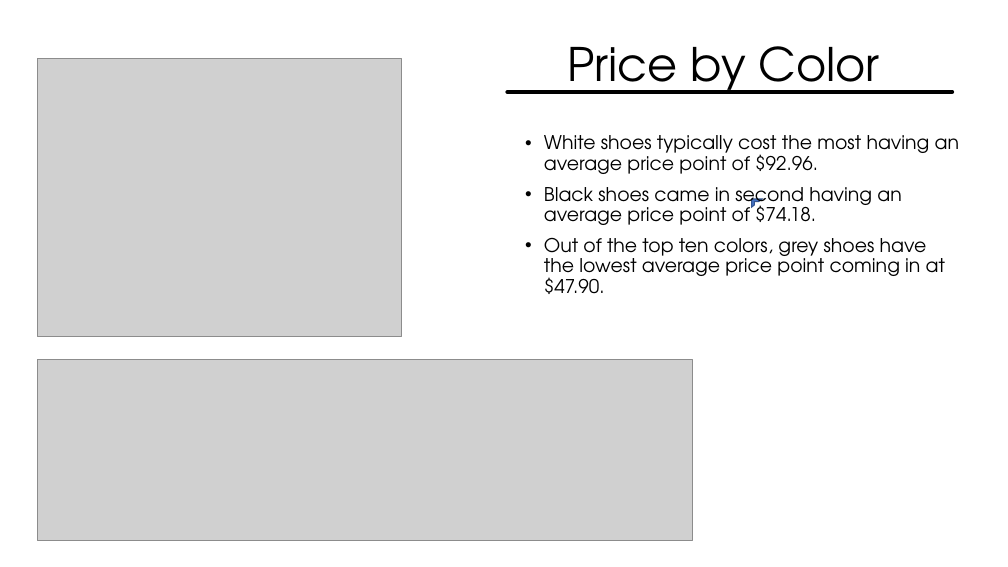
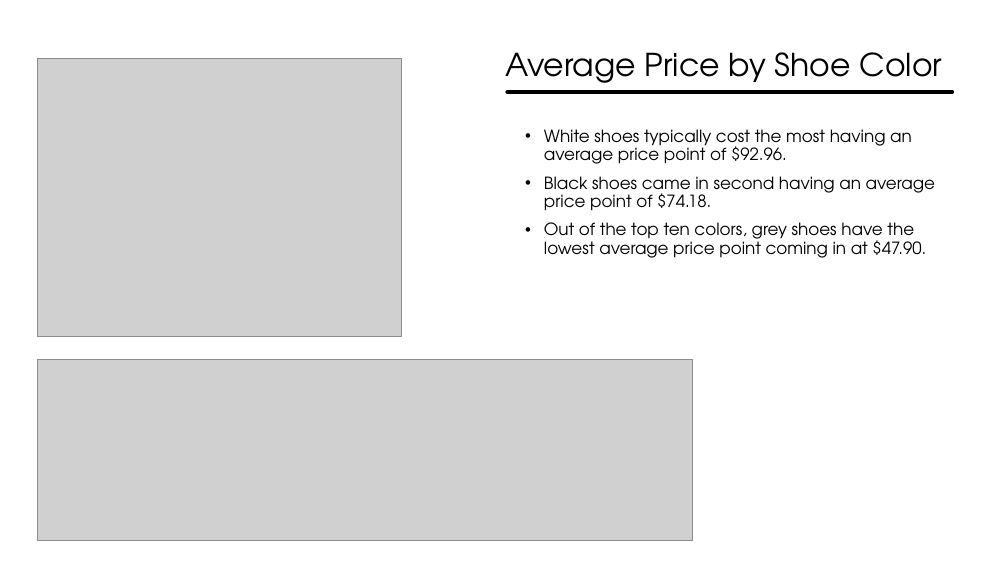
Before and after one commit to rjharris2020/Project_1, a slide deck: slide 10 of ShoesGalore_Presentation_FinalCopy.pptx (slide 7 before the commit). Drawn at 1008x567 pixels with LibreOffice and Linux fonts; fonts in the diff are those of the drawing; grey boxes stand for pictures. Boxes give left, top, right and bottom in pixels: in the first picture for what was removed or moved away, otherwise in the second. Text is boxed around its words. In the diff, an @@ line names an element or a change of style, - is before the commit and + after.

```diff
--- a/ShoesGalore_Presentation_FinalCopy.pptx
+++ b/ShoesGalore_Presentation_FinalCopy.pptx
@@ title at [505,52,943,92]: text changed; size 44 to 30 pt @@
-Price by Color
+Average Price by Shoe Color
@@ text "White shoes typically cost the ..." at [544,129,935,258]: size 18 to 16 pt @@
@@ half frame removed at [752,199,762,207] @@
```
Also in this commit, not shown: 6 other slides changed, 2 slides added.
